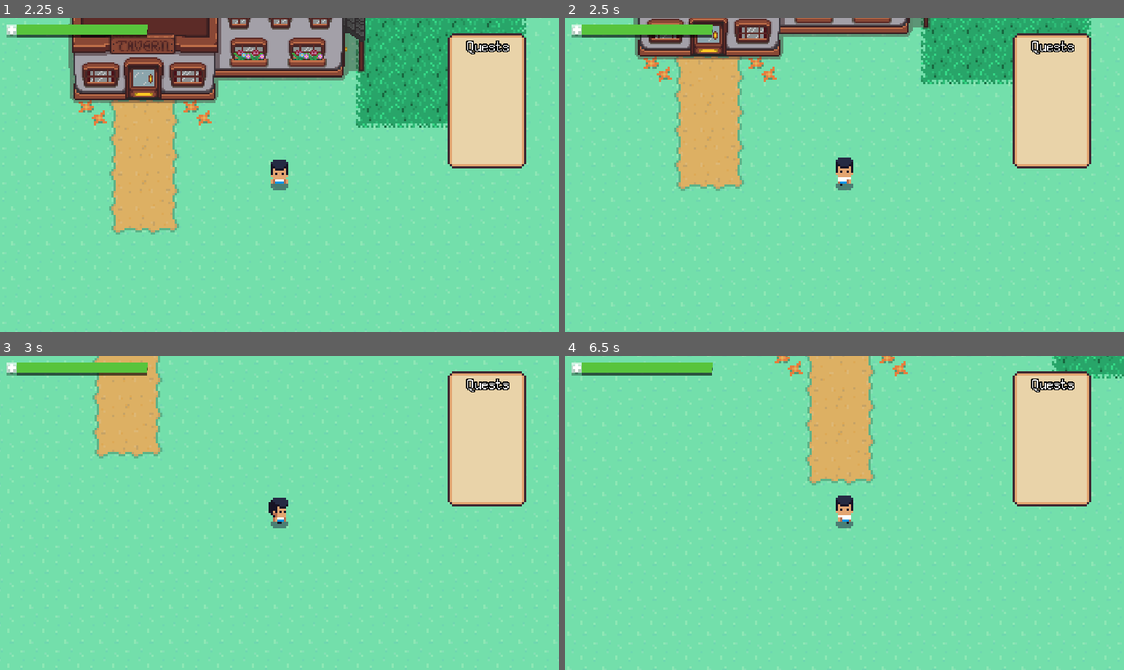
Above: before the commit, frames 1-4 (two rows, left to right).
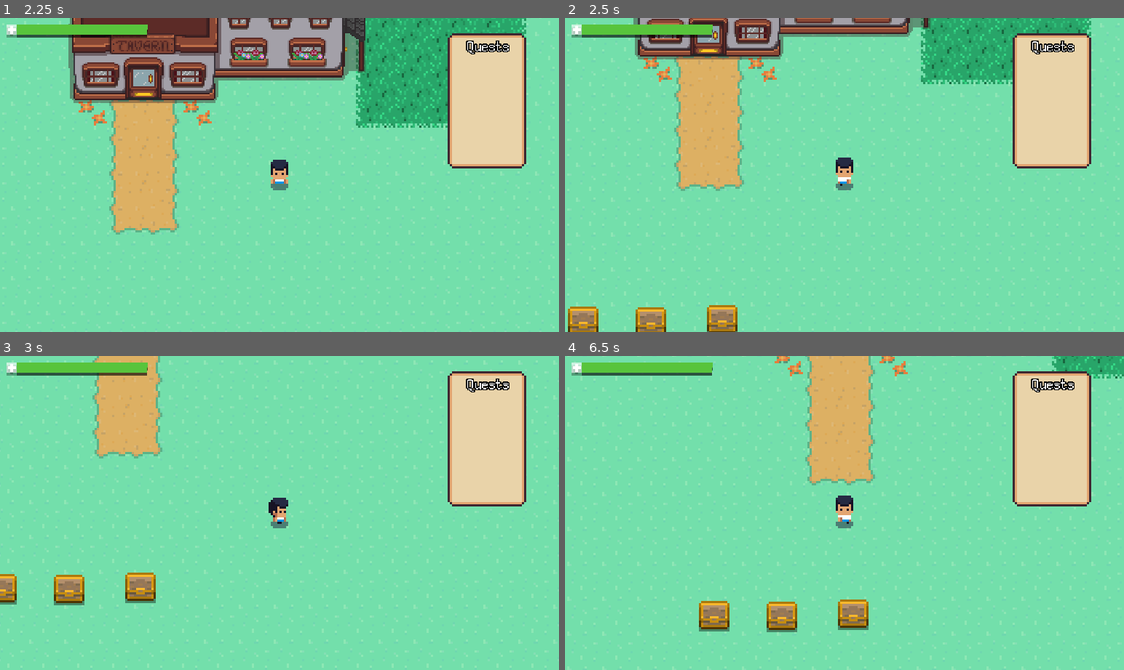
Above: after the commit, the same moments.

Repository: Juksuu/MiniAdventure
Game: Godot game, scene res://scenes/Main_menu.tscn
Two runs of this game, one before a commit and one after it. Both use one fixed random seed, a clock stepped at 60 frames per second and the inputs below.
Inputs:
- Up to frame 1 (2.25 s): click "Start" at 0.5 s; hold Right (ui_right) 1.28-2.03 s; hold E 1.28-2.03 s; tap Space at 1.52 s; hold Down (ui_down) from 2.03 s (still down); tap F at 2.1 s
- Up to frame 2 (2.5 s): keep holding Down (ui_down); tap Space at 2.27 s
- Up to frame 3 (3 s): release Down (ui_down) at 2.78 s; hold Right (ui_right) from 2.78 s (still down); hold E from 2.78 s (still down)
- Up to frame 4 (6.5 s): release Right (ui_right) at 3.53 s; release E at 3.53 s; hold Up (ui_up) 3.53-4.28 s; tap F at 3.6, 5.1 s; tap Space at 3.77, 4.52, 5.27 s; hold E 4.28-5.03 s; hold Left (ui_left) 4.28-5.78 s; hold Down (ui_down) from 5.78 s (still down); hold E from 5.78 s (still down)

Frame 1 is identical in both runs. In frame 2, 1.3% of the frame differs, in the area x 0-31%, y 91-100%; in frame 3, 1.3%; in frame 4, 1.6%, in the area x 23-55%, y 77-88%.

Commit message:
Add more chests

Diff:
--- a/scenes/World.tscn
+++ b/scenes/World.tscn
@@ -32,5 +32,14 @@
 position = Vector2( 293.176, -104.046 )
 has_sword = true
 
+[node name="Chest3" parent="YSort" instance=ExtResource( 6 )]
+position = Vector2( 54.5, 76 )
+
+[node name="Chest4" parent="YSort" instance=ExtResource( 6 )]
+position = Vector2( 85.5, 76.5 )
+
+[node name="Chest5" parent="YSort" instance=ExtResource( 6 )]
+position = Vector2( 118, 75.5 )
+
 [connection signal="tavern_entered" from="YSort/Tavern" to="." method="_on_Tavern_tavern_entered"]
 [connection signal="tavern_exit" from="YSort/Tavern_inside" to="." method="_on_Tavern_inside_tavern_exit"]
